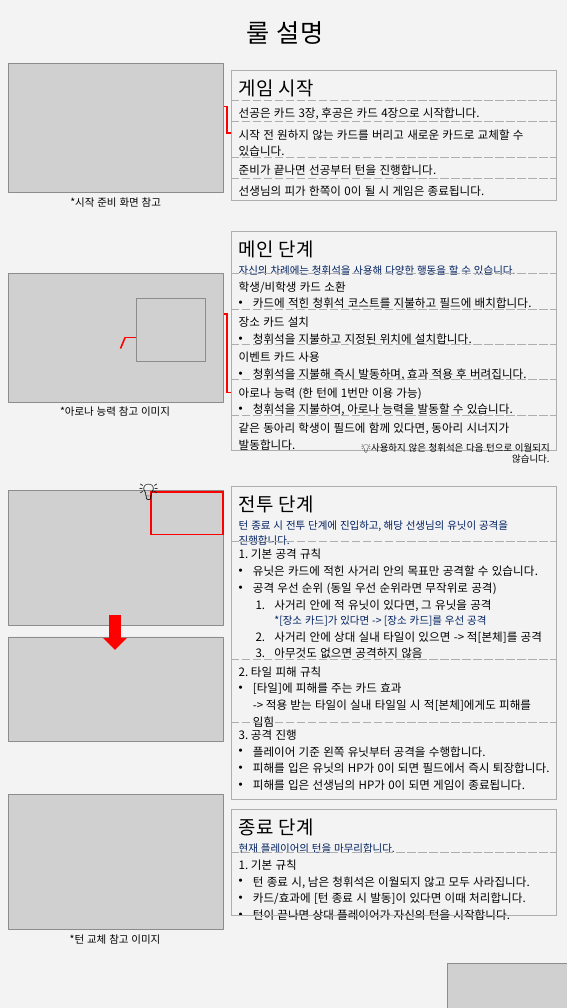
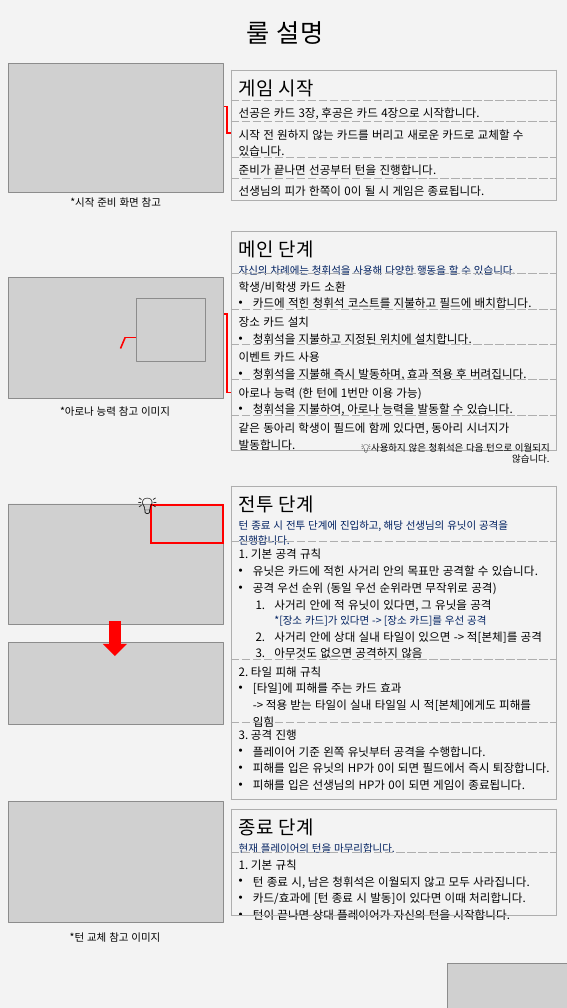
Before and after one commit to rosaa9979/CardArchive, a slide deck: slide 5 of Tool/[카드 아카이브] 룰북 제작.pptx. Drawn at 567x1008 pixels with LibreOffice and Linux fonts; fonts in the diff are those of the drawing; grey boxes stand for pictures; background and template pictures are left out. Boxes give left, top, right and bottom in pixels: in the first picture for what was removed or moved away, otherwise in the second. Text is boxed around its words. In the diff, an @@ line names an element or a change of style, - is before the commit and + after.

```diff
--- a/Tool/[카드 아카이브] 룰북 제작.pptx
+++ b/Tool/[카드 아카이브] 룰북 제작.pptx
@@ picture: place and size @@
-picture at (8,273,223,401)
+picture at (8,277,223,398)
@@ picture: place and size @@
-picture at (8,491,223,625)
+picture at (8,504,223,624)
@@ text "💡": place and size @@
-text "💡" at (132,476,415,506)
+text "💡" at (130,488,414,519)
@@ rectangle: place and size @@
-rectangle at (151,492,223,534)
+rectangle at (151,505,223,543)
@@ down arrow: place and size @@
-down arrow at (105,616,125,649)
+down arrow at (105,622,125,655)
@@ picture: place and size @@
-picture at (8,637,223,742)
+picture at (8,643,223,723)
@@ picture: place and size @@
-picture at (8,795,224,929)
+picture at (8,801,224,922)
```
Also in this commit, not shown: 2 other slides changed, 10 other files.
